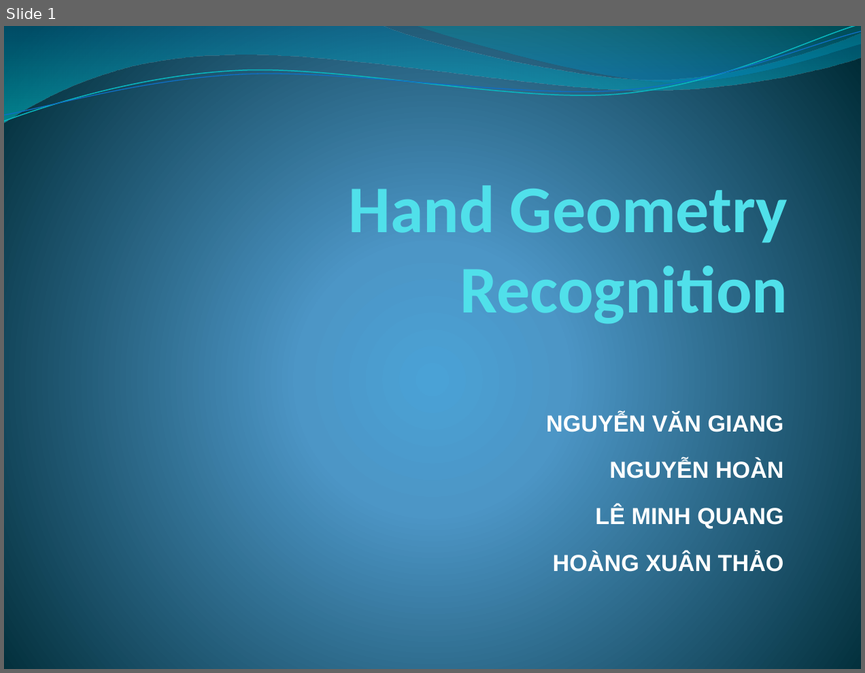
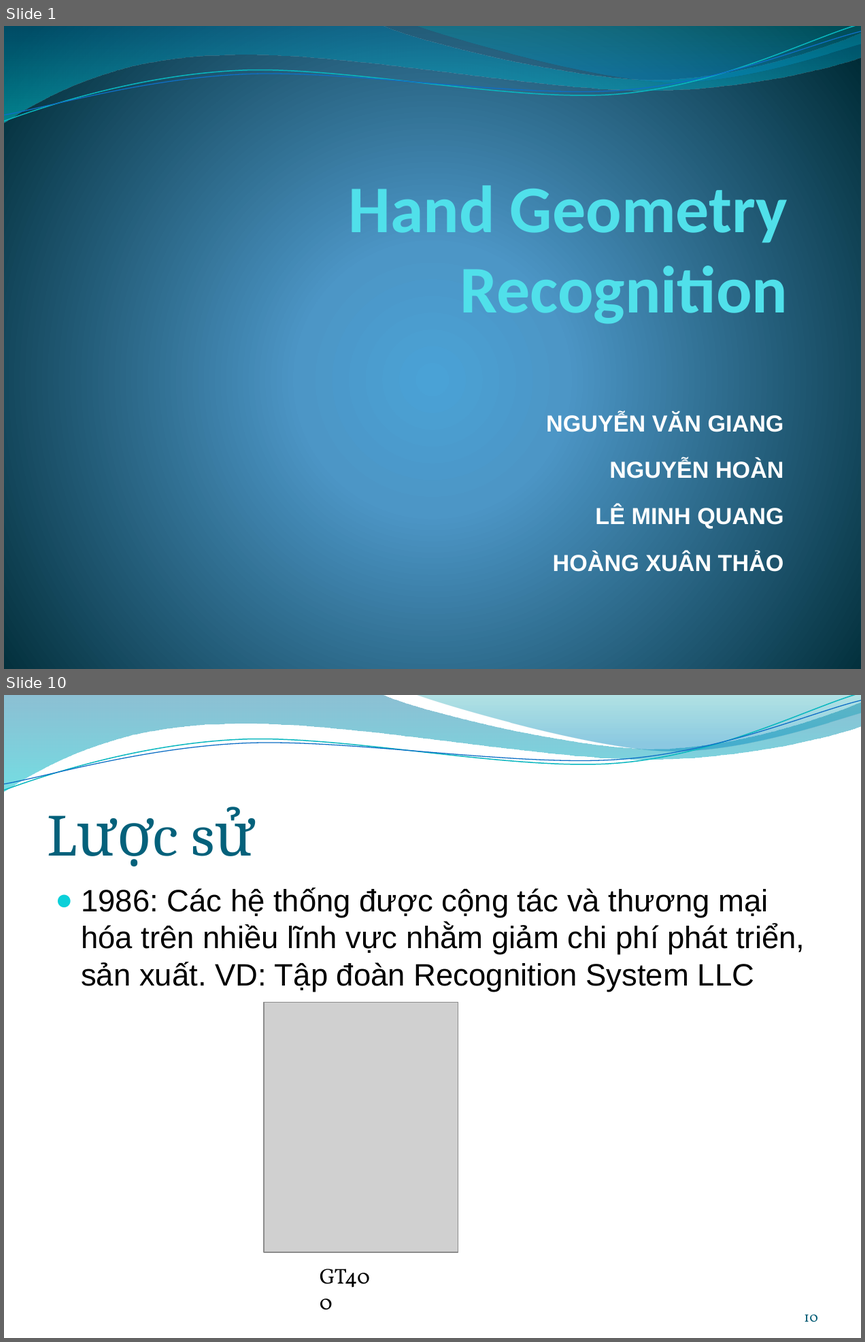
Before and after one commit to trianindiaputra/handgeometry, a slide deck: Documentation/presentation.pptx. Shown one above the other, each under a label of ours: slide 1 before the commit, slides 1 and 10 after it; the slides between them are not shown. The pictures are 865x673 and 865x1342 pixels, drawn with LibreOffice and Linux fonts; fonts in the diff are those of the drawing; grey boxes stand for pictures; background and template pictures are left out. Boxes give left, top, right and bottom in pixels: in the first picture for what was removed or moved away, otherwise in the second. Text is boxed around its words. In the diff, an @@ line names an element or a change of style, - is before the commit and + after.

```diff
--- a/Documentation/presentation.pptx
+++ b/Documentation/presentation.pptx
@@ slide 10 added at [4,695,861,1338], background picture (left out); not listed: 4 template elements that a slide beside it also shows @@
@@ title added at [47,761,818,868], 50 pt, text #04617B @@
+Lược sử
@@ text added at [81,887,804,991], 26 pt, text #000000 @@
+● 1986: Các hệ thống được cộng tác và thương mại hóa trên nhiều lĩnh vực nhằm giảm chi phí phát triển, sản xuất. VD: Tập đoàn Recognition System LLC
@@ picture added at [264,1002,458,1252] @@
@@ text added at [311,1258,392,1292], 18 pt, text #000000 @@
+GT400
@@ page number added at [804,1314,818,1321], 12 pt, text #045D75 @@
+10
```
Also in this commit, not shown: 5 slides changed, 12 other slides added, 1 slide removed, 1 other file.
